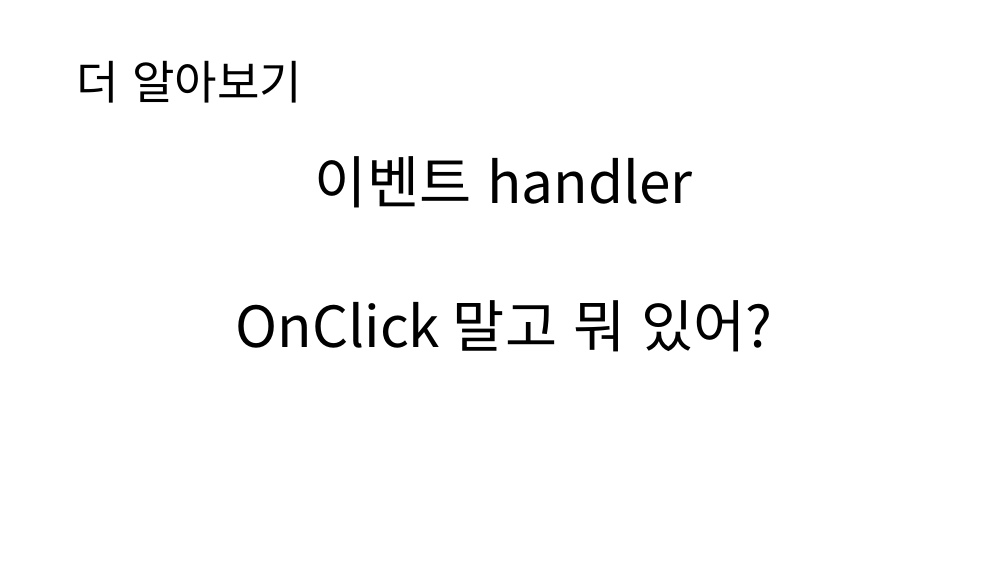
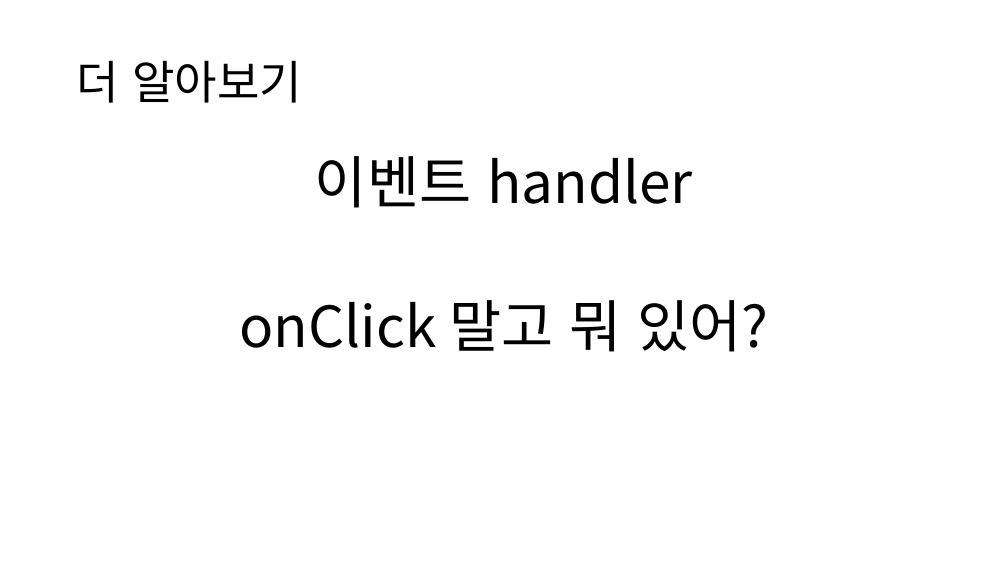
Before and after one commit to ctrl-z-won/Dev-Log, a slide deck: slide 26 of react/ctrlz2-0320.pptx (slide 27 before the commit). Drawn at 1008x567 pixels with LibreOffice and Linux fonts; fonts in the diff are those of the drawing. Boxes give left, top, right and bottom in pixels: in the first picture for what was removed or moved away, otherwise in the second. Text is boxed around its words. In the diff, an @@ line names an element or a change of style, - is before the commit and + after.

```diff
--- a/react/ctrlz2-0320.pptx
+++ b/react/ctrlz2-0320.pptx
@@ text at bbox=[239, 300, 768, 352]: text changed @@
-OnClick 말고 뭐 있어?
+onClick 말고 뭐 있어?
```
Also in this commit, not shown: 5 other slides changed, 1 slide removed, 9 other files.
